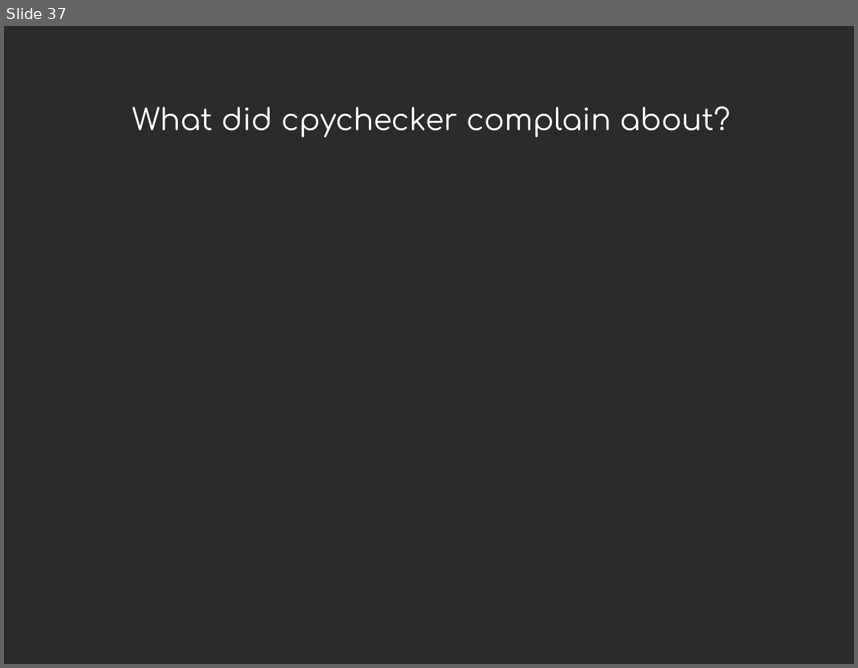
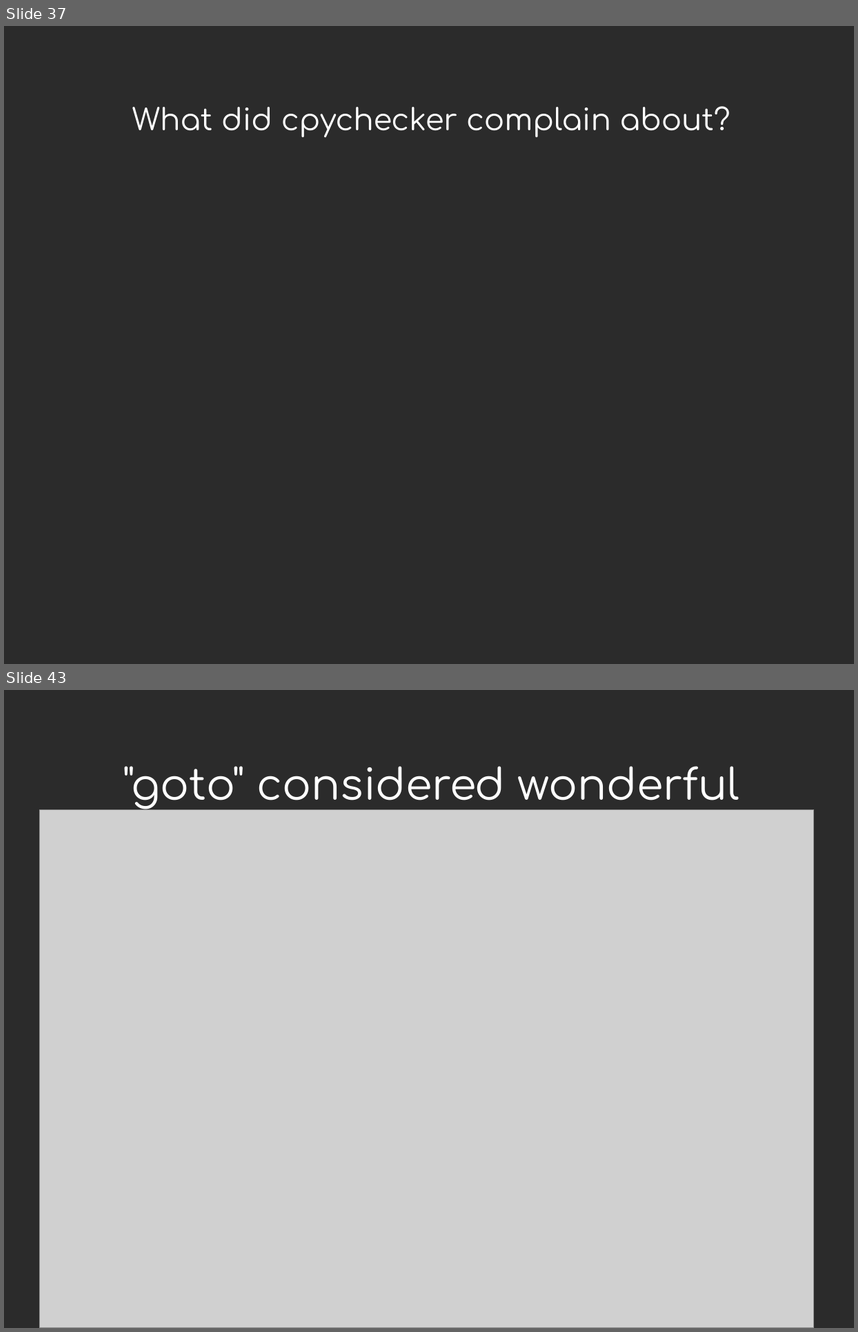
Before and after one commit to davidmalcolm/PyCon-US-2013-Talk, a slide deck: Death By 1000 Leaks - Static Analysis of Hundreds of Python Extension Modules.odp. Shown one above the other, each under a label of ours: slide 37 before the commit, slides 37 and 43 after it; the slides between them are not shown. The pictures are 858x668 and 858x1332 pixels, drawn with LibreOffice and Linux fonts; fonts in the diff are those of the drawing; grey boxes stand for pictures; background and template pictures are left out; a plain dark background stands for a picture behind light text. Boxes give left, top, right and bottom in pixels: in the first picture for what was removed or moved away, otherwise in the second. Text is boxed around its words. In the diff, an @@ line names an element or a change of style, - is before the commit and + after.

```diff
--- a/Death By 1000 Leaks - Static Analysis of Hundreds of Python Extension Modules.odp
+++ b/Death By 1000 Leaks - Static Analysis of Hundreds of Python Extension Modules.odp
@@ slide 43 added at <box>4,690,854,1328</box>, background picture (left out) @@
@@ title added at <box>123,766,740,810</box>, 40 pt, text #FFFFFF @@
+"goto" considered wonderful
@@ picture added at <box>39,809,814,1328</box> @@
```
Also in this commit, not shown: 2 slides changed, 4 other slides added, 4 other files.
